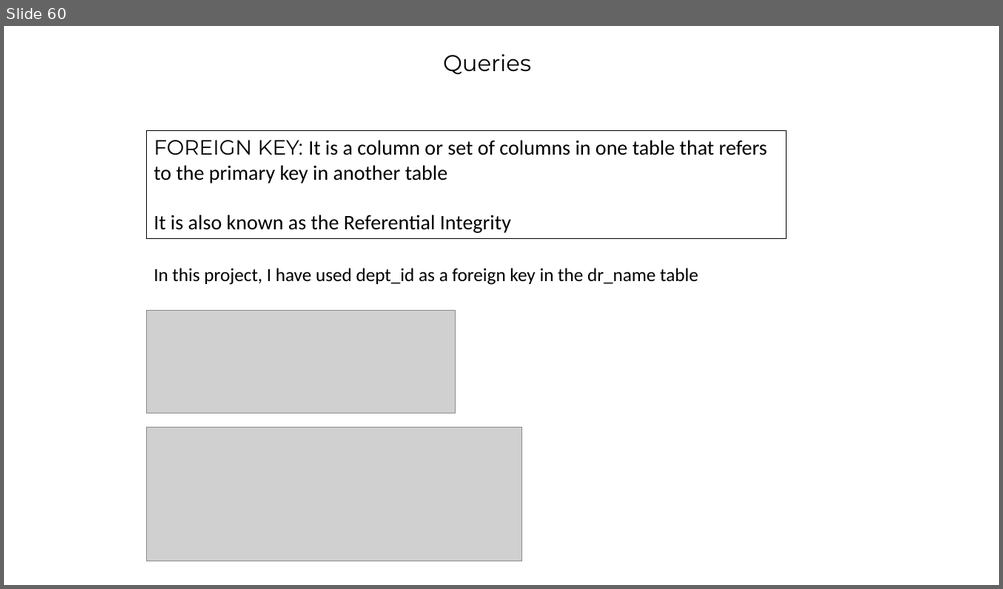
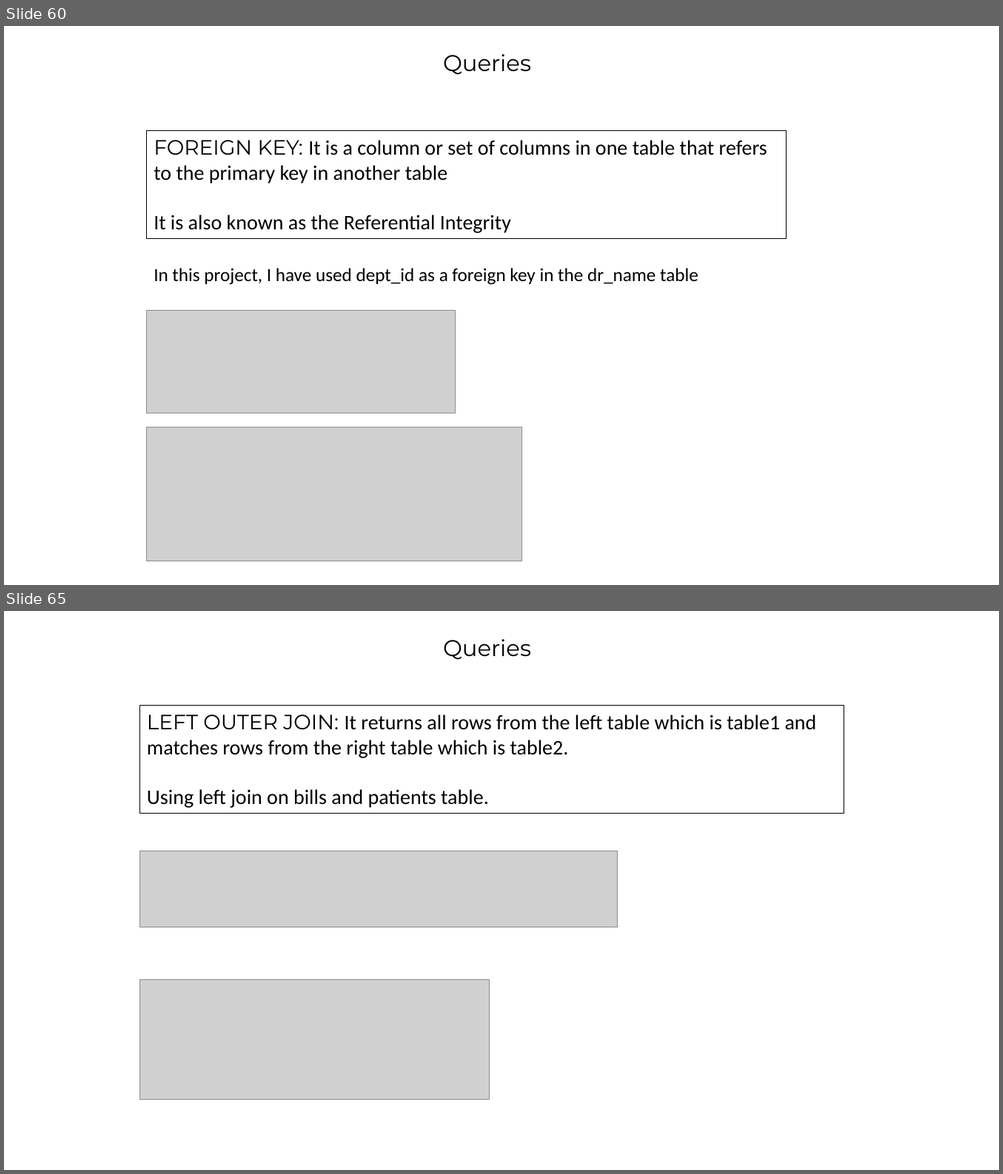
Before and after one commit to barrett28/1_IT-vedant, a slide deck: 4_sql/project''/hospital_management.pptx. Shown one above the other, each under a label of ours: slide 60 before the commit, slides 60 and 65 after it; the slides between them are not shown. The pictures are 1003x589 and 1003x1174 pixels, drawn with LibreOffice and Linux fonts; fonts in the diff are those of the drawing; grey boxes stand for pictures; background and template pictures are left out. Boxes give left, top, right and bottom in pixels: in the first picture for what was removed or moved away, otherwise in the second. Text is boxed around its words. In the diff, an @@ line names an element or a change of style, - is before the commit and + after.

```diff
--- a/4_sql/project''/hospital_management.pptx
+++ b/4_sql/project''/hospital_management.pptx
@@ slide 65 added at (x1=4, y1=611, x2=999, y2=1170), background picture (left out) @@
@@ text added at (x1=443, y1=639, x2=531, y2=660), 22 pt, text #000000 @@
+Queries
@@ rectangle added at (x1=140, y1=706, x2=844, y2=814), outline #000000 0.75 pt, 20 pt, text #000000 @@
+LEFT OUTER JOIN: It returns all rows from the left table which is table1 and matches rows from the right table which is table2.
+Using left join on bills and patients table.
@@ picture added at (x1=140, y1=851, x2=618, y2=927) @@
@@ picture added at (x1=140, y1=980, x2=489, y2=1099) @@
```
Also in this commit, not shown: 6 other slides added, 7 slides removed, 17 other files.
